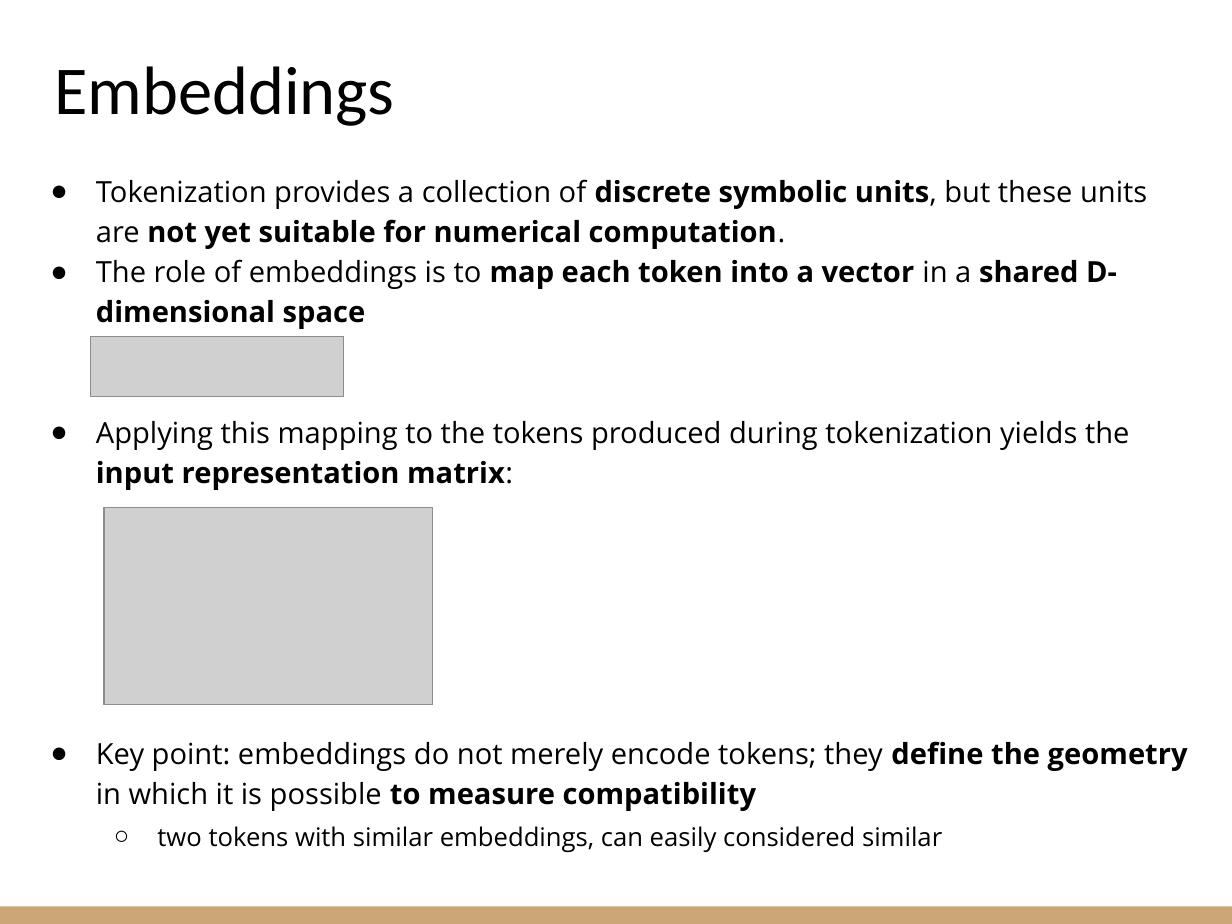
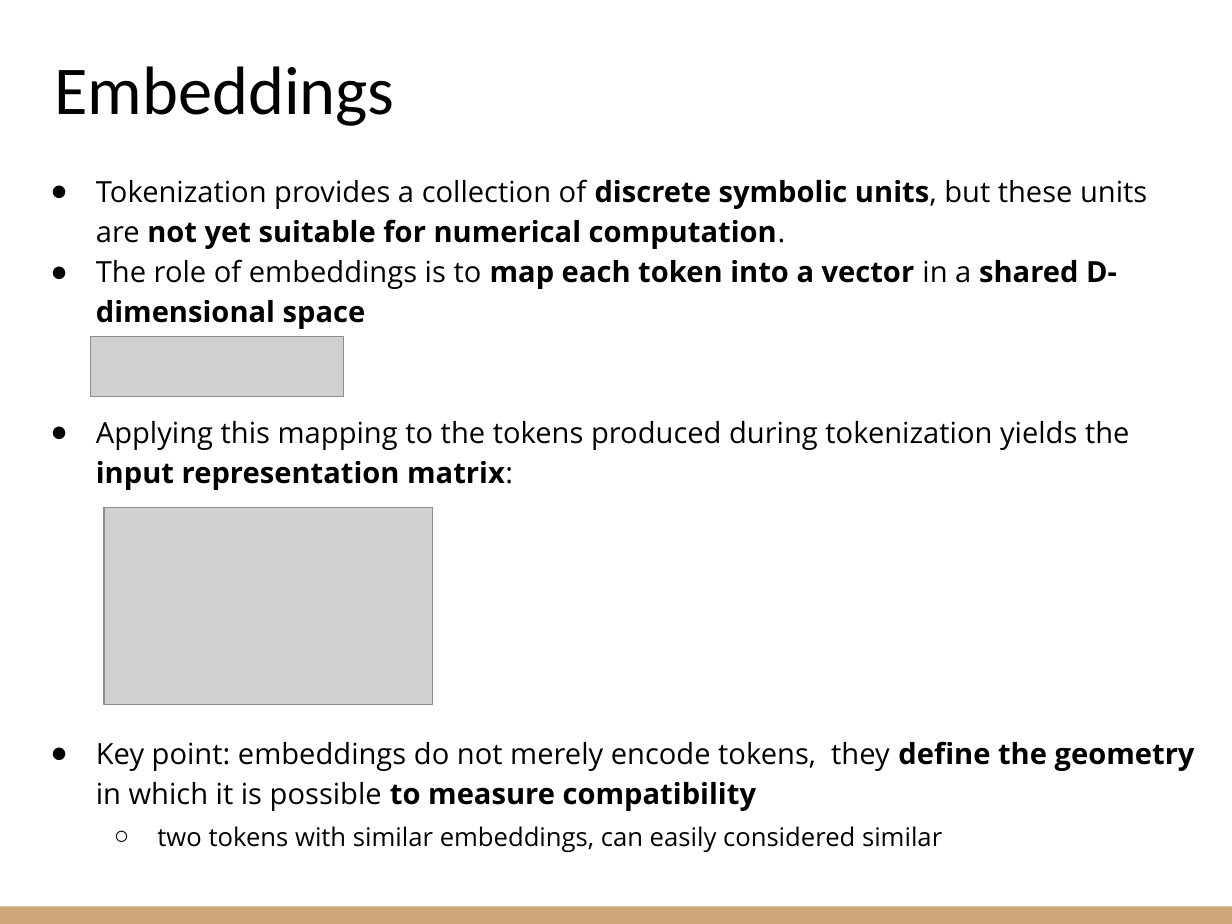
Before and after one commit to riccardoberta/machine-learning, a slide deck: slide 8 of 17 - Transformers/slides.pptx. Drawn at 1232x924 pixels with LibreOffice and Linux fonts; fonts in the diff are those of the drawing; grey boxes stand for pictures. Boxes give left, top, right and bottom in pixels: in the first picture for what was removed or moved away, otherwise in the second. Text is boxed around its words. In the diff, an @@ line names an element or a change of style, - is before the commit and + after.

```diff
--- a/17 - Transformers/slides.pptx
+++ b/17 - Transformers/slides.pptx
@@ text at [96, 741, 1195, 811]: text changed @@
-● Key point: embeddings do not merely encode tokens; they define the geometry in which it is possible to measure compatibility
+● Key point: embeddings do not merely encode tokens, they define the geometry in which it is possible to measure compatibility
```
Also in this commit, not shown: 16 other slides changed, 13 slides added, 3 other files.
